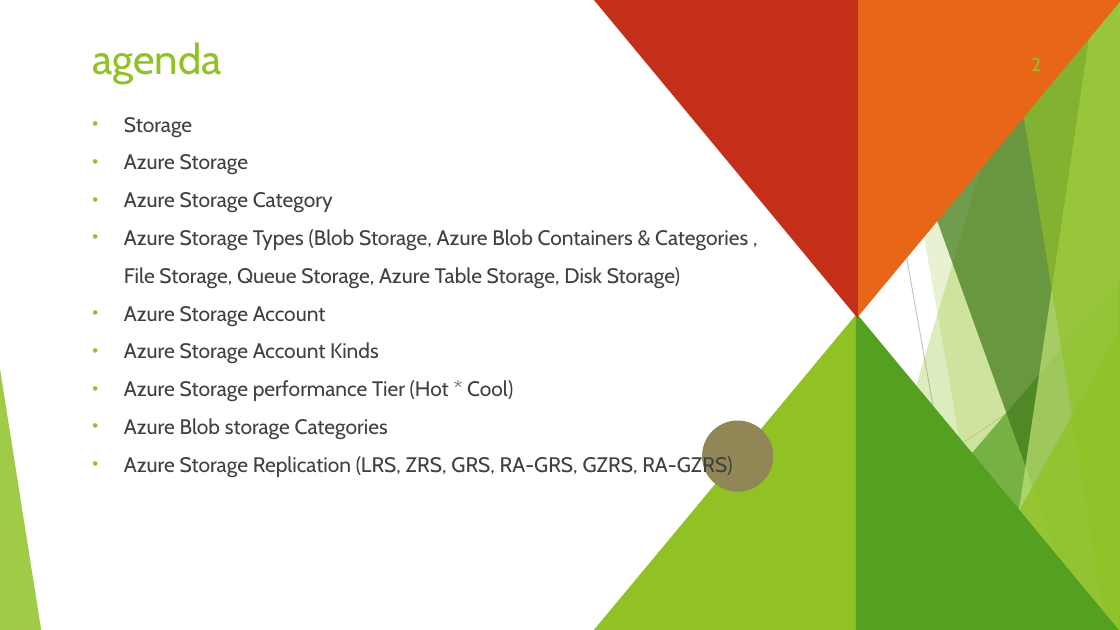
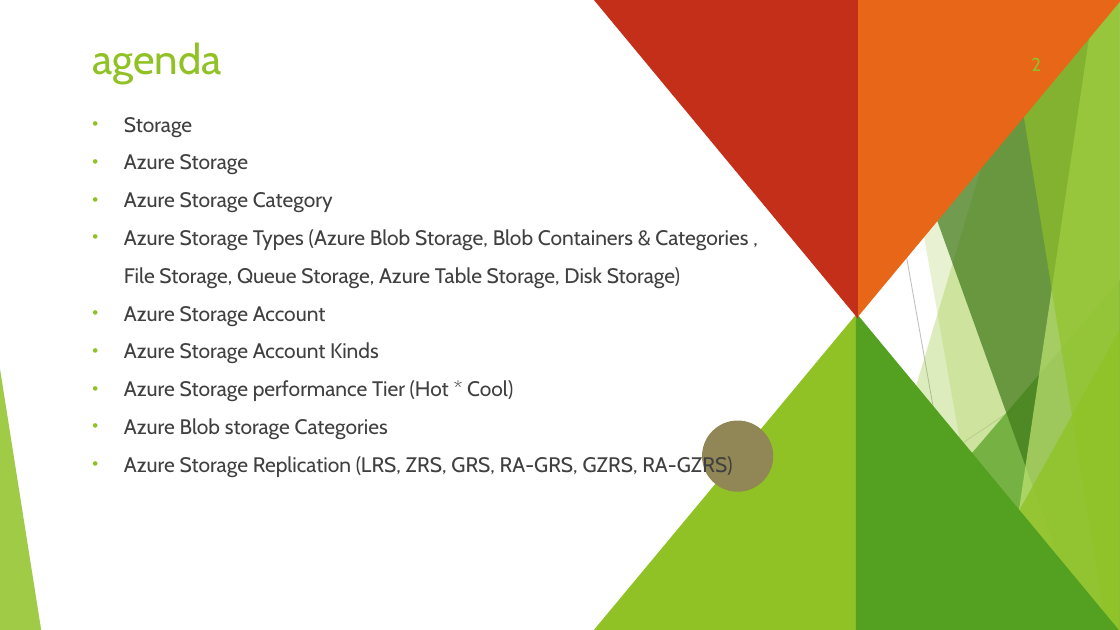
Before and after one commit to radhey24h/cloud-in-depth, a slide deck: slide 2 of azure-in-depth/Day-3-Azure-Storage/01-Azure-Storage.pptx. Drawn at 1120x630 pixels with LibreOffice and Linux fonts; fonts in the diff are those of the drawing. Boxes give left, top, right and bottom in pixels: in the first picture for what was removed or moved away, otherwise in the second. Text is boxed around its words. In the diff, an @@ line names an element or a change of style, - is before the commit and + after.

Commit message:
azure storage ppt completed

```diff
--- a/azure-in-depth/Day-3-Azure-Storage/01-Azure-Storage.pptx
+++ b/azure-in-depth/Day-3-Azure-Storage/01-Azure-Storage.pptx
@@ text at box(124, 229, 748, 288): text changed @@
-• Azure Storage Types (Blob Storage, Azure Blob Containers & Categories , File Storage, Queue Storage, Azure Table Storage, Disk Storage)
+• Azure Storage Types (Azure Blob Storage, Blob Containers & Categories , File Storage, Queue Storage, Azure Table Storage, Disk Storage)
```
Also in this commit, not shown: 7 other slides changed, 1 slide added, 1 slide removed.
